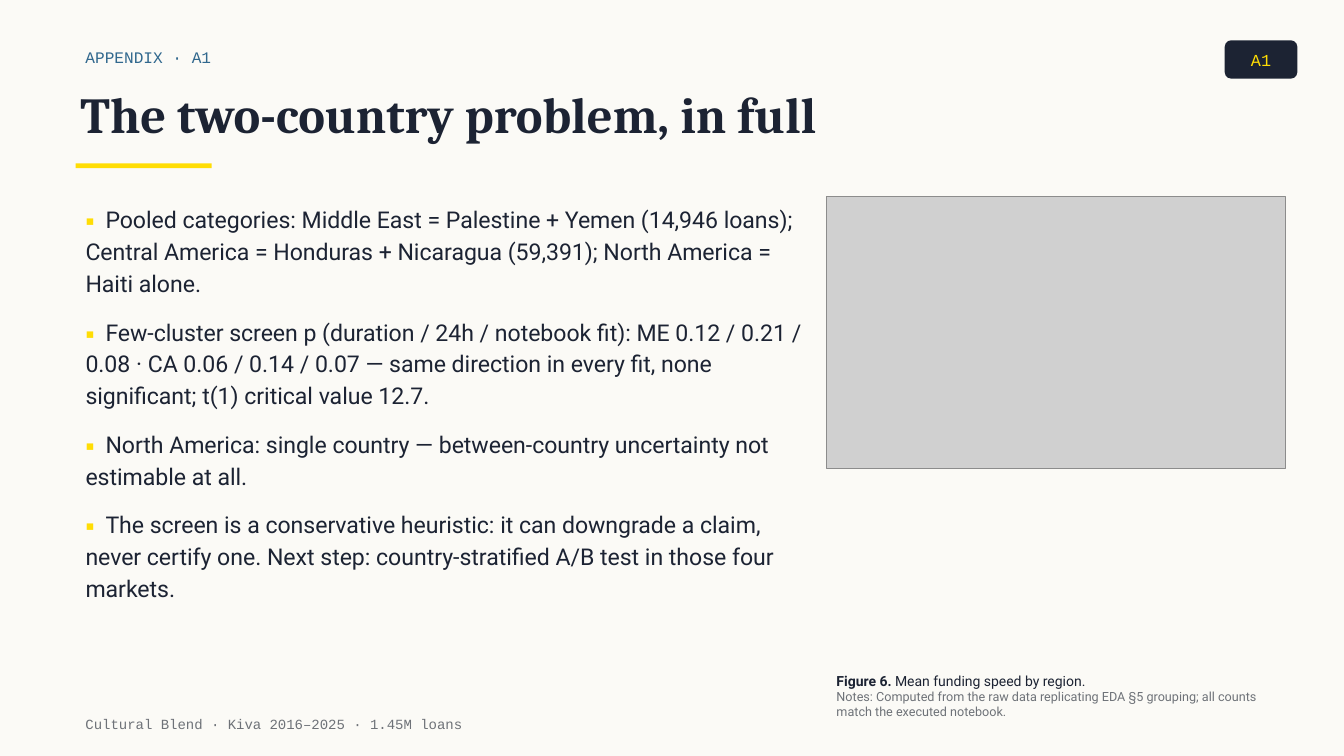
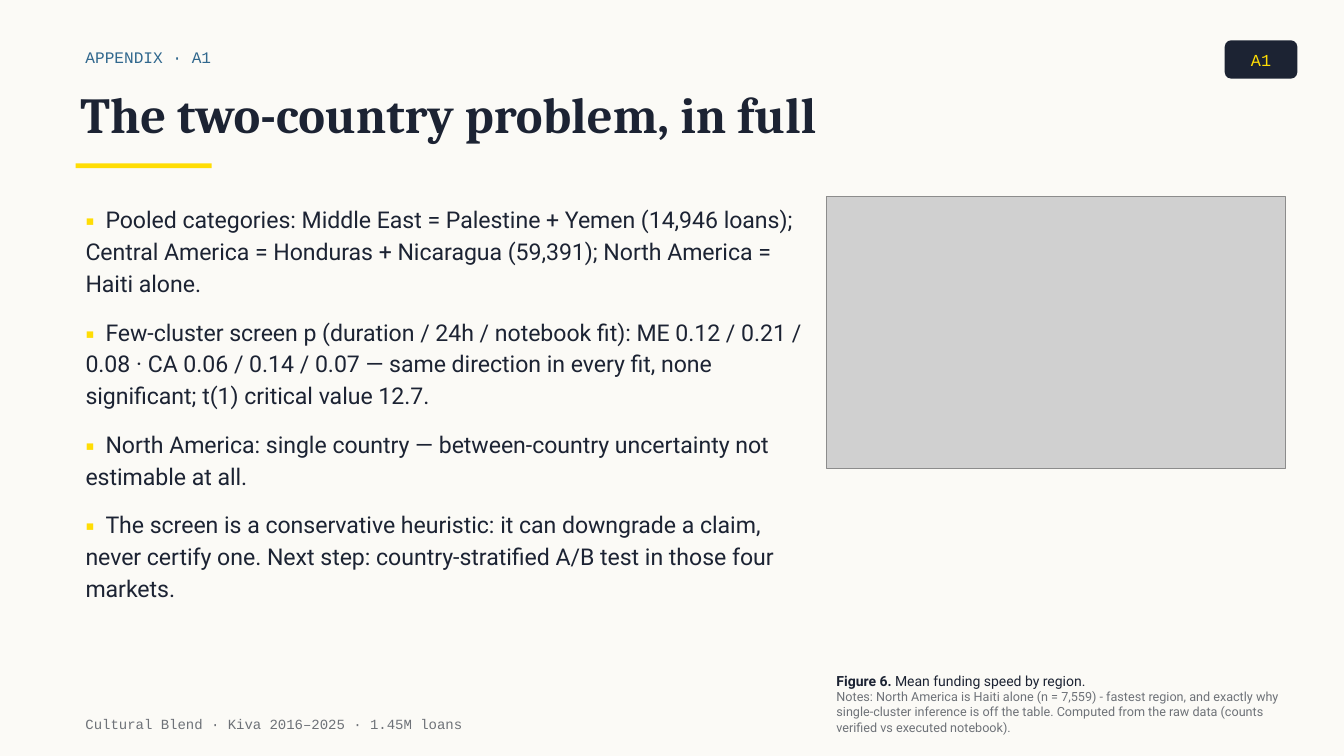
Before and after one commit to tuannm3812/unsw-ma-hackathon-2026, a slide deck: slide 12 of docs/presentation/slides_draft.pptx. Drawn at 1344x756 pixels with LibreOffice and Linux fonts; fonts in the diff are those of the drawing; grey boxes stand for pictures. Boxes give left, top, right and bottom in pixels: in the first picture for what was removed or moved away, otherwise in the second. Text is boxed around its words. In the diff, an @@ line names an element or a change of style, - is before the commit and + after.

```diff
--- a/docs/presentation/slides_draft.pptx
+++ b/docs/presentation/slides_draft.pptx
@@ text at [836,691,1278,735]: text changed @@
-Notes: Computed from the raw data replicating EDA §5 grouping; all counts match the executed notebook.
+Notes: North America is Haiti alone (n = 7,559) - fastest region, and exactly why single-cluster inference is off the table. Computed from the raw data (counts verified vs executed notebook).
```
Also in this commit, not shown: 7 other slides changed, 1 other file.
